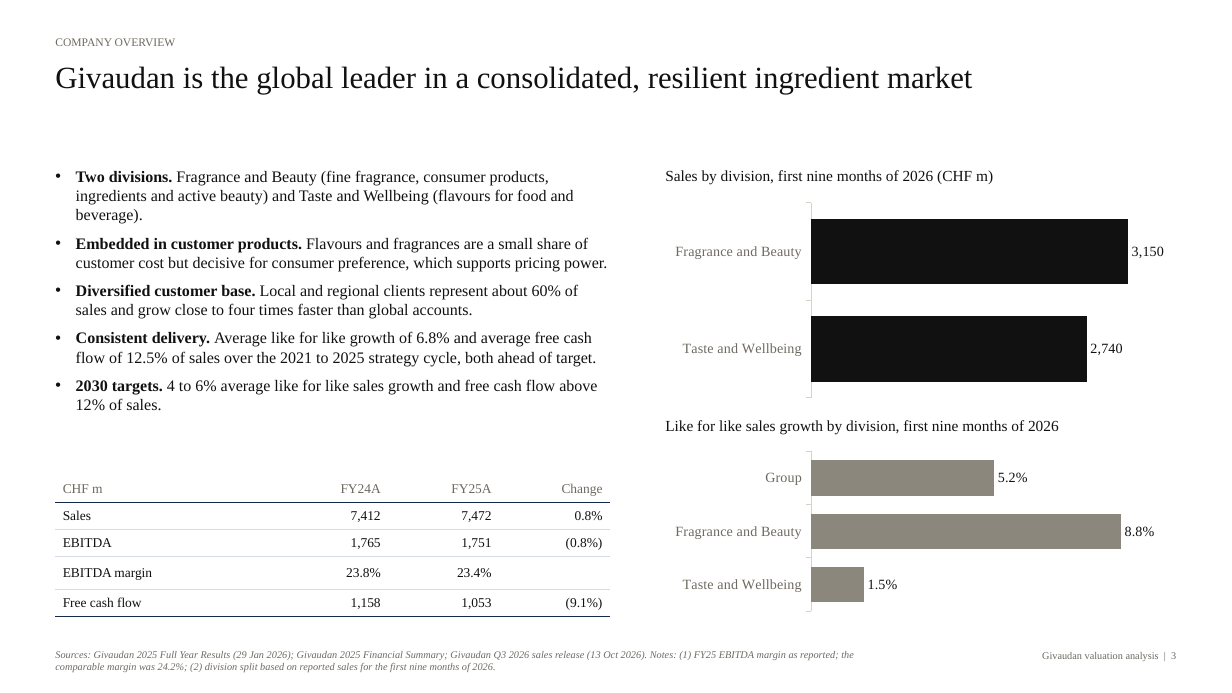
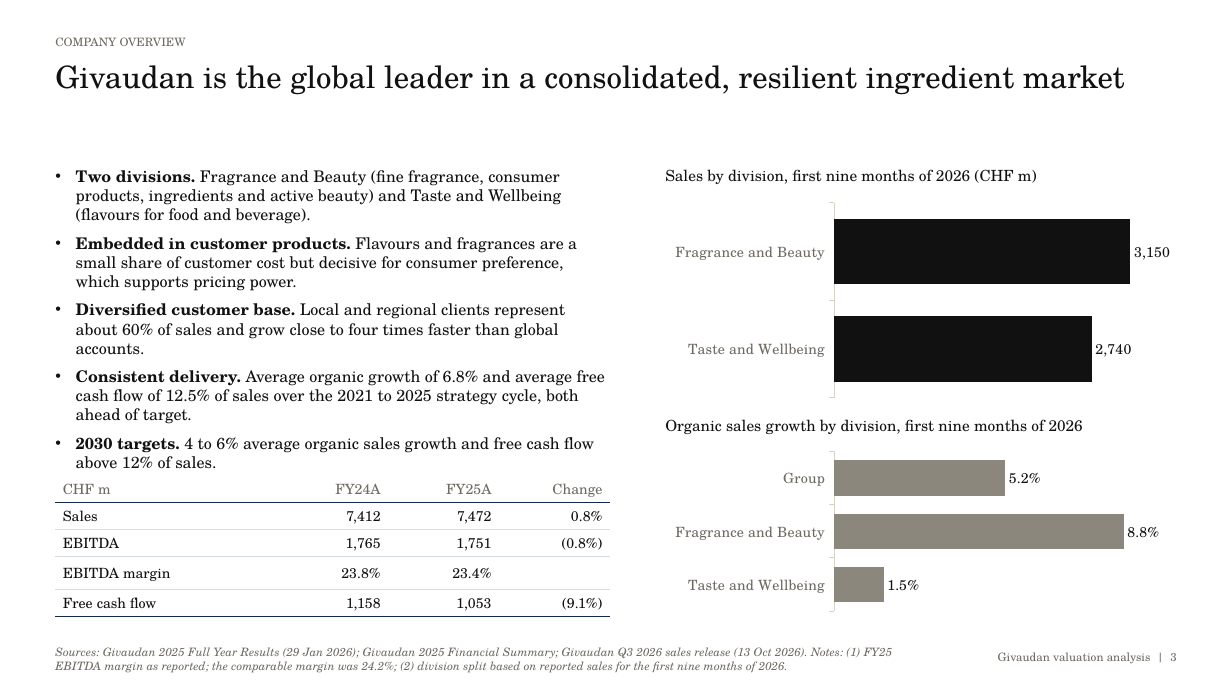
Before and after one commit to pascalielric/financelab, a slide deck: slide 3 of downloads/Givaudan_Valuation_Deck.pptx. Drawn at 1232x693 pixels with LibreOffice and Linux fonts; fonts in the diff are those of the drawing. Boxes give left, top, right and bottom in pixels: in the first picture for what was removed or moved away, otherwise in the second. Text is boxed around its words. In the diff, an @@ line names an element or a change of style, - is before the commit and + after.

```diff
--- a/downloads/Givaudan_Valuation_Deck.pptx
+++ b/downloads/Givaudan_Valuation_Deck.pptx
@@ text at bbox=[76, 170, 577, 355]: font Times New Roman to TeX Gyre Schola in "Two divisions. Fragrance and Beauty (fine fragrance, ...", "Embedded in customer products. Flavours and fragrances ...", "Diversified customer base. Local and regional clients ..." @@
@@ font Times New Roman to TeX Gyre Schola in 3 elements at bbox=[55, 37, 186, 46], bbox=[55, 65, 1125, 95], bbox=[665, 169, 1037, 184] @@
@@ bar chart at bbox=[665, 199, 1174, 402] @@
@@ lettering changed @@
@@ text at bbox=[76, 370, 605, 469]: text changed; font Times New Roman to TeX Gyre Schola @@
-• Consistent delivery. Average like for like growth of 6.8% and average free cash flow of 12.5% of sales over the 2021 to 2025 strategy cycle, both ahead of target.
-• 2030 targets. 4 to 6% average like for like sales growth and free cash flow above 12% of sales.
+• Consistent delivery. Average organic growth of 6.8% and average free cash flow of 12.5% of sales over the 2021 to 2025 strategy cycle, both ahead of target.
+• 2030 targets. 4 to 6% average organic sales growth and free cash flow above 12% of sales.
@@ text at bbox=[665, 419, 1083, 434]: text changed; font Times New Roman to TeX Gyre Schola @@
-Like for like sales growth by division, first nine months of 2026
+Organic sales growth by division, first nine months of 2026
@@ bar chart at bbox=[665, 448, 1174, 615] @@
@@ lettering changed @@
@@ table at bbox=[55, 476, 610, 615] @@
@@ size 10.5 to 11 pt, font Times New Roman to TeX Gyre Schola @@
@@ text "Sources: Givaudan 2025 Full Year ..." at bbox=[55, 647, 892, 673]: size 8 to 9 pt, font Times New Roman to TeX Gyre Schola @@
@@ text "Givaudan valuation analysis | 3" at bbox=[998, 652, 1176, 664]: size 8 to 9 pt, font Times New Roman to TeX Gyre Schola @@
```
Also in this commit, not shown: 13 other slides changed, 11 other files.
